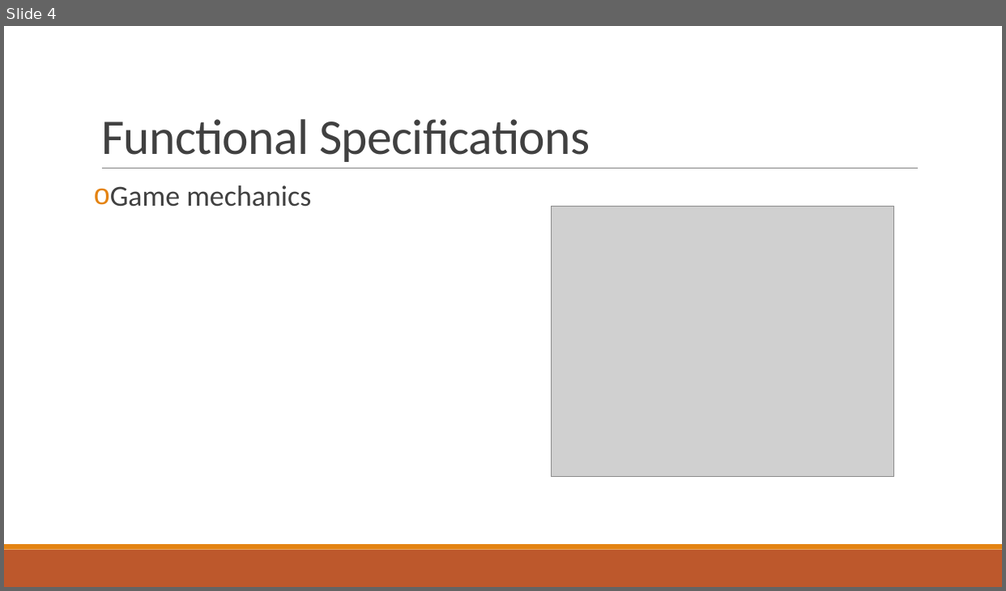
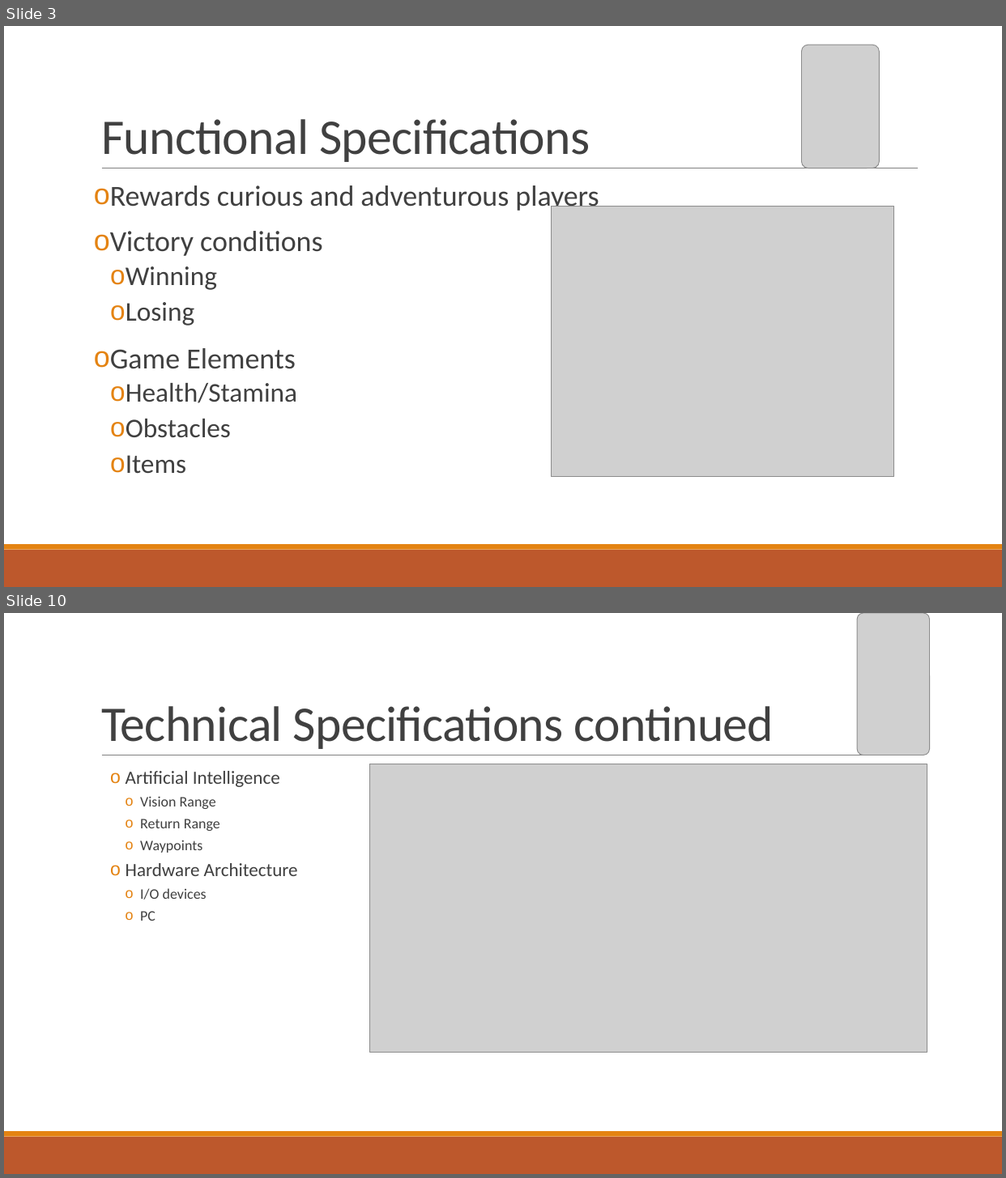
Before and after one commit to jonnynabors/Belly-Of-The-Beast, a slide deck: Documentation/Design Document/UnityDesignPresentation.pptx. Shown one above the other, each under a label of ours: slide 4 before the commit, slides 3 and 10 after it; the slides between them are not shown. The pictures are 1006x591 and 1006x1178 pixels, drawn with LibreOffice and Linux fonts; fonts in the diff are those of the drawing; grey boxes stand for pictures. Boxes give left, top, right and bottom in pixels: in the first picture for what was removed or moved away, otherwise in the second. Text is boxed around its words. In the diff, an @@ line names an element or a change of style, - is before the commit and + after.

```diff
--- a/Documentation/Design Document/UnityDesignPresentation.pptx
+++ b/Documentation/Design Document/UnityDesignPresentation.pptx
@@ slide 10 added at (4, 613, 1002, 1174), background #FFFFFF; not listed: 3 template elements that a slide beside it also shows @@
@@ picture added at (858, 613, 930, 756) @@
@@ title added at (101, 706, 774, 749), 48 pt, text #404040 @@
+Technical Specifications continued
@@ text added at (126, 771, 298, 921), 14 pt, text #404040 @@
+  o Artificial Intelligence
+    o Vision Range
+    o Return Range
+    o Waypoints
+  o Hardware Architecture
+    o I/O devices
+    o PC
@@ picture added at (370, 764, 927, 1053) @@
@@ what was slide 4 is now slide 3 @@
@@ slide 3 changed as well @@
@@ picture added at (801, 45, 879, 169) @@
@@ text at (110, 186, 599, 474): text changed @@
-o Game mechanics
+o Rewards curious and adventurous players
+o Victory conditions
+  o Winning
+  o Losing
+o Game Elements
+  o Health/Stamina
+  o Obstacles
+  o Items
```
Also in this commit, not shown: 8 other slides changed, 1 other slide added, 3 slides removed, 1 other file.
